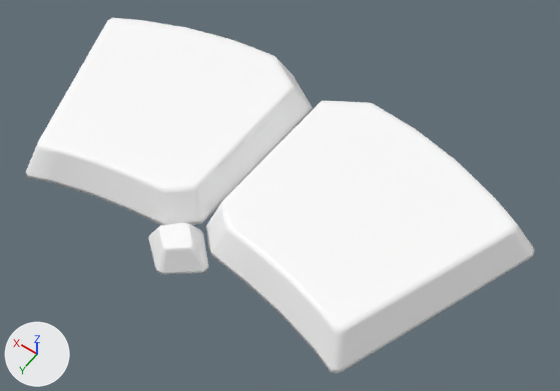
An edit to the FBX model Assets/Models/TileModel.fbx, drawn before and after from the same camera.
One viewpoint serves both versions: a 50 mm lens placed at (-2.17, 1.95, 4.2), pointed at (-0.26, -0.73, -0.01). Lighting does not change. The marker at lower left points along +X, +Y and +Z. Where no turn or scale is listed for an object, it has been applied to the vertices.

The first picture shows 'LeftTile', 'MidGem', 'RightTile'.
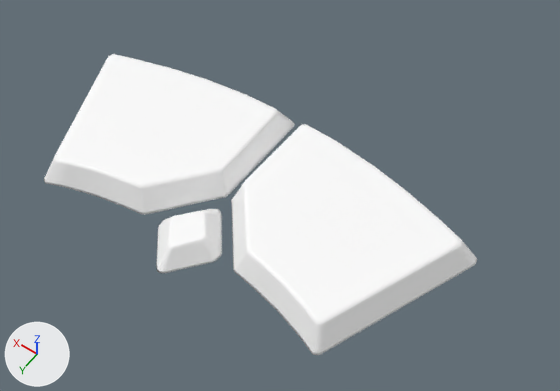
Where the change shows, as pixel boxes [x1, y1, x2, y2] in the pictures (560 x 391 px):
'RightTile', reshaped, moved (25% narrower, 15% shorter): before [206, 101, 535, 373]; after [231, 124, 477, 355]
'LeftTile', reshaped, moved (13% narrower, 22% shorter): before [25, 18, 313, 225]; after [44, 54, 295, 215]
'MidGem', reshaped, moved (8% wider, 25% taller): before [148, 223, 209, 274]; after [156, 209, 222, 273]

The change in detail:
me_mesh_002 is used by ob_midgem; location (0.0, 0.029, 0.0).
me_mesh_002 had 112 vertices, 106 faces and spanned x -0.239..0.239, y -0.209..0.209, z 0.0..0.172.
me_mesh_002 now has 112 vertices, 106 faces and spans x -0.245..0.245, y -0.308..0.308, z 0.0..0.135.
me_mesh_002 part 2: 112 of 112 vertices moved; they spanned x -0.239..0.239, y -0.209..0.209, z 0.0..0.172 and now span x -0.245..0.245, y -0.308..0.308, z 0.0..0.135; mean shift (0.0, -0.006, -0.018); largest move (0.0, 0.209, 0.0) -> (0.0, 0.308, 0.0).
me_mesh is used by ob_lefttile; location (0.0, 0.0, 0.0).
me_mesh had 182 vertices, 180 faces and spanned x 0.02..1.89, y -1.76..0.17, z 0.0..0.25.
me_mesh now has 182 vertices, 180 faces and spans x 0.02..1.61, y -1.17..0.3, z -0.01..0.17.
me_mesh part 1: 182 of 182 vertices moved; they spanned x 0.02..1.89, y -1.76..0.17, z 0.0..0.25 and now span x 0.02..1.61, y -1.17..0.3, z -0.01..0.17; mean shift (-0.06, 0.29, -0.04); largest move (0.81, -1.71, 0.0) -> (0.73, -1.11, -0.01).
me_mesh_001 is used by ob_righttile; location (0.0, 0.0, 0.0).
me_mesh_001 had 182 vertices, 180 faces and spanned x -1.89..-0.02, y -1.76..0.17, z 0.0..0.25.
me_mesh_001 now has 182 vertices, 180 faces and spans x -1.61..-0.02, y -1.17..0.3, z -0.01..0.17.
me_mesh_001 part 3: 182 of 182 vertices moved; they spanned x -1.89..-0.02, y -1.76..0.17, z 0.0..0.25 and now span x -1.61..-0.02, y -1.17..0.3, z -0.01..0.17; mean shift (0.06, 0.29, -0.04); largest move (-0.81, -1.71, 0.0) -> (-0.73, -1.11, -0.01).
Object 'MidGem' (ob_midgem) moves from (0.0, 0.029, 0.0) to (0.0, -0.074, 0.0).
Object 'LeftTile' (ob_lefttile) moves from (0.0, 0.0, 0.0) to (0.0, -0.163, 0.015).
Object 'RightTile' (ob_righttile) moves from (0.0, 0.0, 0.0) to (0.0, -0.163, 0.015).
